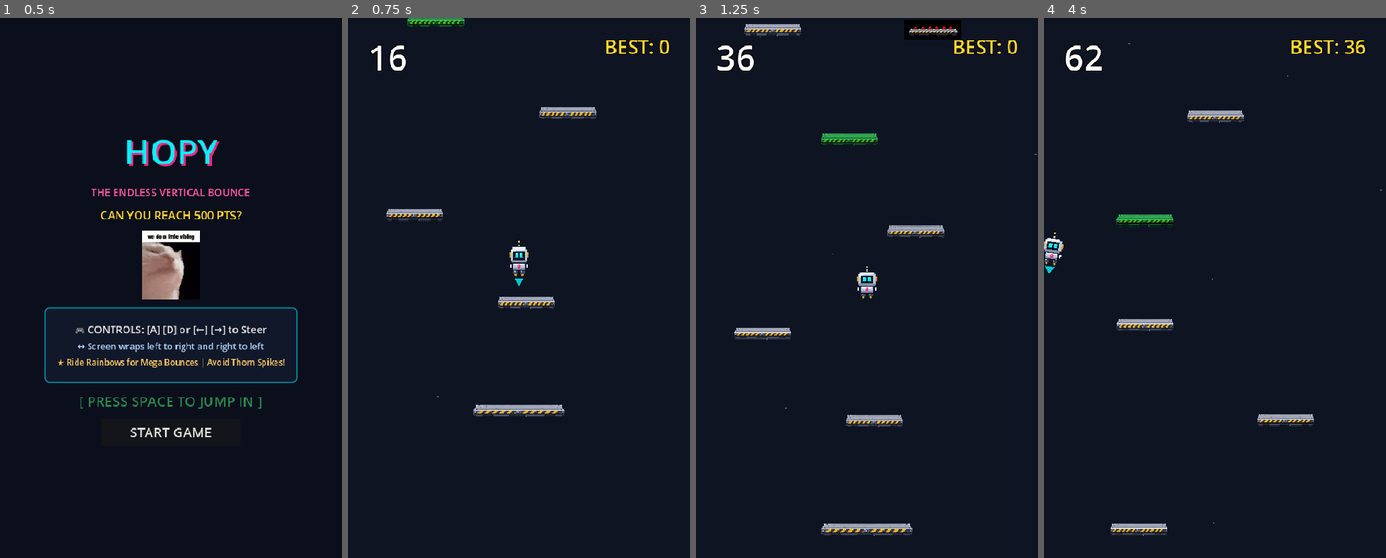
Above: before the commit, frames 1-4 (left to right).
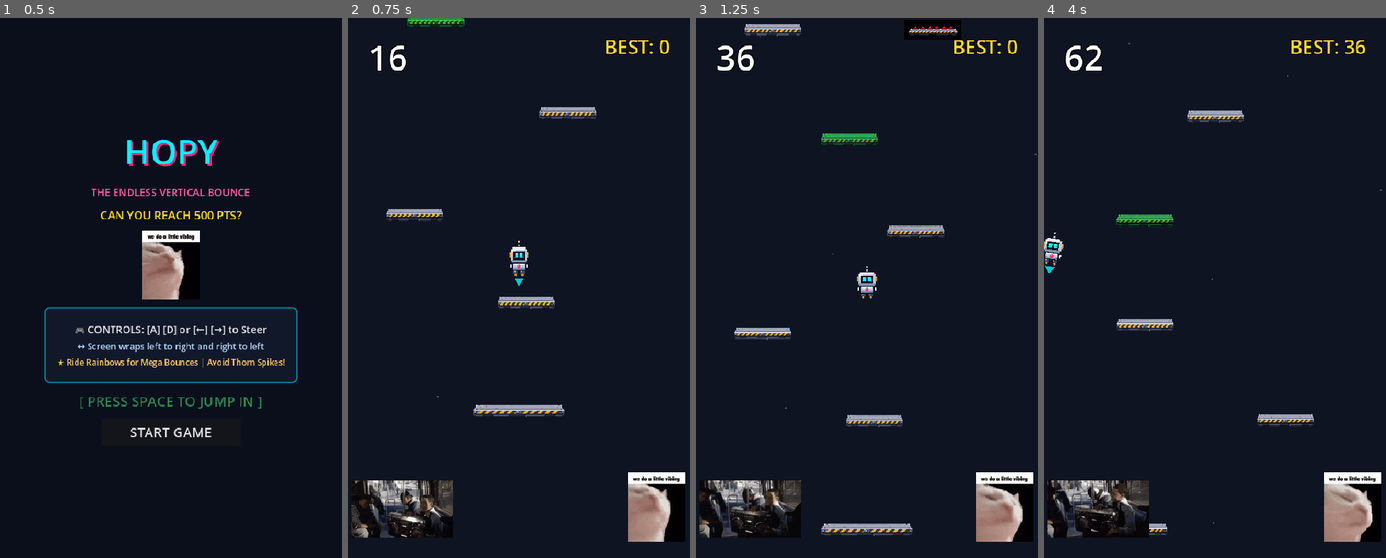
Above: after the commit, the same moments.

Repository: DevireddyNehal/Hopy
Game: Godot game, scene res://scenes/TitleScreen.tscn
The game is run twice, just before and just after one commit, with the same random seed, the same clock (stepped at 60 frames per second) and the same inputs.
Inputs:
- Up to frame 1 (0.5 s): no input
- Up to frame 2 (0.75 s): click "START GAME" at 0.5 s
- Up to frame 3 (1.25 s): no input
- Up to frame 4 (4 s): tap Enter at 1.25, 3.6 s; hold Right (ui_right) 1.28-2 s; hold Space (start_action) 1.28-2 s; click "PLAY AGAIN" at 2 s; click "PLAY AGAIN" at 2.75 s; hold Right (ui_right) from 3.53 s (still down)

Frame 1 is identical in both runs. In frame 2, 4.2% of the frame differs, in the area x 0-99%, y 84-97%; in frame 3, 4.2%; in frame 4, 4.4%.

Commit message:
feat: display animated memes on both sides of the screen during gameplay

Diff:
--- a/scenes/HUD.tscn
+++ b/scenes/HUD.tscn
@@ -1,6 +1,9 @@
-[gd_scene load_steps=10 format=3]
+[gd_scene load_steps=13 format=3]
 
 [ext_resource type="Script" path="res://scripts/ui/hud.gd" id="1_hud"]
+[ext_resource type="Script" path="res://scripts/ui/meme_animator.gd" id="2_anim"]
+[ext_resource type="Texture2D" path="res://assets/sprites/chris_boombox_sheet.png" id="3_chris_tex"]
+[ext_resource type="Texture2D" path="res://assets/sprites/dancing_meme_sheet.png" id="4_dance_tex"]
 
 [sub_resource type="LabelSettings" id="LabelSettings_score"]
 font_size = 54
@@ -191,3 +194,38 @@
 label_settings = SubResource("LabelSettings_milestone")
 horizontal_alignment = 1
 vertical_alignment = 1
+
+[node name="SideMemeLeft" type="Control" parent="Control"]
+layout_mode = 1
+anchors_preset = 2
+anchor_top = 1.0
+anchor_bottom = 1.0
+offset_left = 6.0
+offset_top = -105.0
+offset_right = 136.0
+offset_bottom = -32.0
+grow_vertical = 0
+script = ExtResource("2_anim")
+sprite_sheet = ExtResource("3_chris_tex")
+hframes = 31
+fps = 24.0
+frame_size = Vector2(160, 90)
+
+[node name="SideMemeRight" type="Control" parent="Control"]
+layout_mode = 1
+anchors_preset = 3
+anchor_left = 1.0
+anchor_top = 1.0
+anchor_right = 1.0
+anchor_bottom = 1.0
+offset_left = -86.0
+offset_top = -120.0
+offset_right = -8.0
+offset_bottom = -26.0
+grow_horizontal = 0
+grow_vertical = 0
+script = ExtResource("2_anim")
+sprite_sheet = ExtResource("4_dance_tex")
+hframes = 87
+fps = 16.0
+frame_size = Vector2(90, 108)
--- a/scripts/ui/meme_animator.gd
+++ b/scripts/ui/meme_animator.gd
@@ -54,5 +54,8 @@
 
 func _draw() -> void:
 	if _atlas:
-		var draw_pos = (size - frame_size) / 2.0
-		draw_texture(_atlas, draw_pos)
+		if size.x > 0 and size.y > 0 and size != frame_size:
+			draw_texture_rect(_atlas, Rect2(Vector2.ZERO, size), false)
+		else:
+			var draw_pos = (size - frame_size) / 2.0
+			draw_texture(_atlas, draw_pos)
